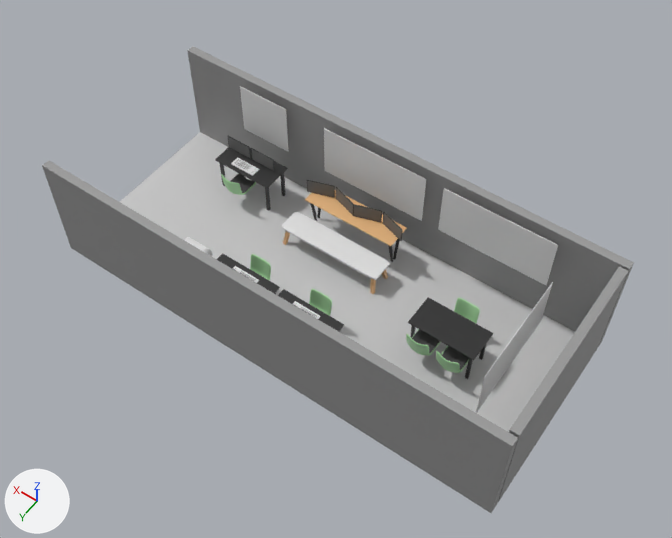
Two versions of the Blender file popupstore.blend, one commit apart.
Rendered twice from a camera (50 mm lens) standing at (-5.75, 7.66, 12.77) and looking at (-0.37, 0.13, 0.93). The lights are fixed; the arrows at lower left show +X, +Y and +Z.

Before the edit, the objects in view are built like this:
```python
me_cube_001 = bpy.data.meshes.new('Cube.001')
me_cube_001.from_pydata(...)  # a box spanning x -1.0..1.45, y -1.0..1.0, z -1.09..1.0
me_cube_001.materials.append(mat_wallgray)  # grey #9a9a9a
me_cube_002 = bpy.data.meshes.new('Cube.002')
me_cube_002.from_pydata(...)  # a box spanning x -1.0..1.45, y -1.0..1.0, z -1.09..1.0
me_cube_002.materials.append(mat_wallgray)  # grey #9a9a9a
me_cube_011 = bpy.data.meshes.new('Cube.011')
me_cube_011.from_pydata(...)  # a box spanning x -1.0..1.0, y -1.0..1.0, z -1.0..27.0; a box spanning x -21.6..2.7, y -3.4..45.3, z 27.0..27.7; a box spanning x -1.0..1.0, y 41.6..43.6, z -1.0..27.0; a box spanning x -19.0..-17.0, y 41.6..43.6, z -1.0..27.0; a box spanning x -19.0..-17.0, y -1.0..1.0, z -1.0..27.0
me_cube_011.materials.append(mat_black)  # black #2a2a2a
ob_table_003 = bpy.data.objects.new('table.003', me_cube_011)
ob_table_003.location = (1.86, -1.32, 0.02)
ob_table_003.rotation_euler = (0.0, 0.0, -1.571)  # degrees (0, 0, -90)
ob_table_003.scale = (0.0246, 0.0246, 0.0246)
ob_wall_left = bpy.data.objects.new('wall_left', me_cube_001)
ob_wall_left.location = (-0.85, -1.76, 1.0)
ob_wall_left.scale = (3.5, 0.0743, 1.0)
ob_wall_right = bpy.data.objects.new('wall_right', me_cube_002)
ob_wall_right.location = (-0.85, 1.76, 1.0)
ob_wall_right.scale = (3.5, 0.0743, 1.0)
# also in view: 'Cube.003' at (-3.49, 0.48, 1.24); 'Cube.009' at (-0.47, -1.5, 1.49); 'Cube.010' at (-1.79, -1.5, 1.49); 'Cube.002' at (-4.28, 0.0, 0.96); 'floor' at (0.0, 0.0, -0.04)
```
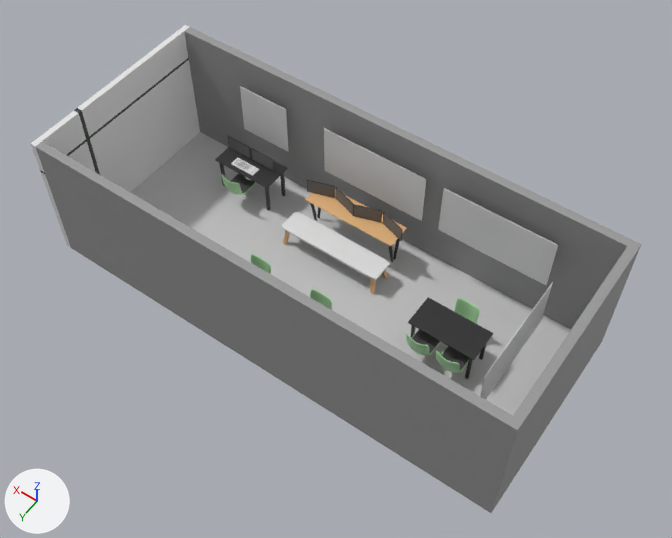
Where the newer file only moved an object's origin or applied its transform, the numbers keep the older frame.

What differs and where, as boxes (x1, y1, x2, y2) in the pictures (672 x 538 px):
'wall_right', mesh rescaled
    before: (42, 160, 518, 513)
    after: (35, 141, 523, 513)
'wall_left', mesh rescaled
    before: (187, 46, 634, 347)
    after: (184, 27, 641, 345)
'Cube.005', added
    after: (31, 25, 200, 248)
    faces in mat_window (white #e7e7e7): (31, 25, 200, 248)
    faces in mat_black (black #343434): (40, 58, 189, 174)

The change, as a list of edits to the scene's bpy script:
```text
Add mat_window:
    mat_window = principled_material('window')
    mat_window.base_color = (0.8, 0.8, 0.8)  # white #e7e7e7
Change me_cube_001:
    where me_cube_001.from_pydata(...)  # 8 vertices, 6 faces; spans x -1.0..1.45, y -1.0..1.0, z -1.09..1.0
    used by ob_wall_left; location = (-0.85, -1.76, 1.0); scale = (3.5, 0.0743, 1.0)
    me_cube_001 part 1: the whole mesh is scaled about its middle by (1, 1, 1.2), then moved by (0.0, 0.0, 0.21)
Change me_cube_002:
    where me_cube_002.from_pydata(...)  # 8 vertices, 6 faces; spans x -1.0..1.45, y -1.0..1.0, z -1.09..1.0
    used by ob_wall_right; location = (-0.85, 1.76, 1.0); scale = (3.5, 0.0743, 1.0)
    me_cube_002 part 2: the whole mesh is scaled about its middle by (1, 1, 1.2), then moved by (0.0, 0.0, 0.21)
Add me_cube_004:
    me_cube_004.from_pydata(...)  # 76 vertices, 69 faces; spans x 4.21..4.31, y -1.84..1.84, z -0.09..2.42
    # faces by material slot: [28, 41]
    me_cube_004.materials.append(mat_black)  # black #2a2a2a
    me_cube_004.materials.append(mat_window)  # white #e7e7e7
Add ob_cube_005:
    ob_cube_005 = bpy.data.objects.new('Cube.005', me_cube_004)
    ob_cube_005.location = (0.0, 0.0, 0.0)
```
